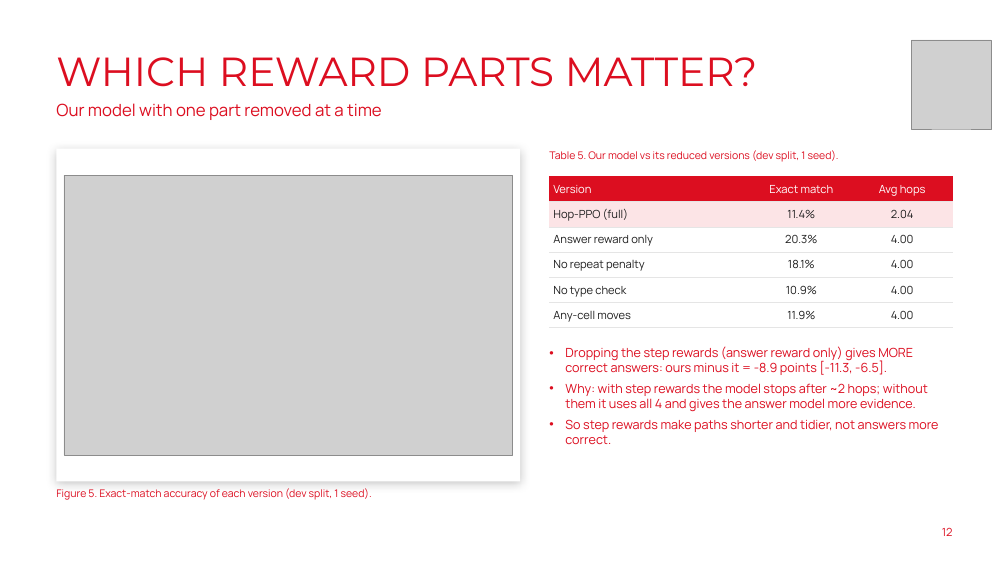
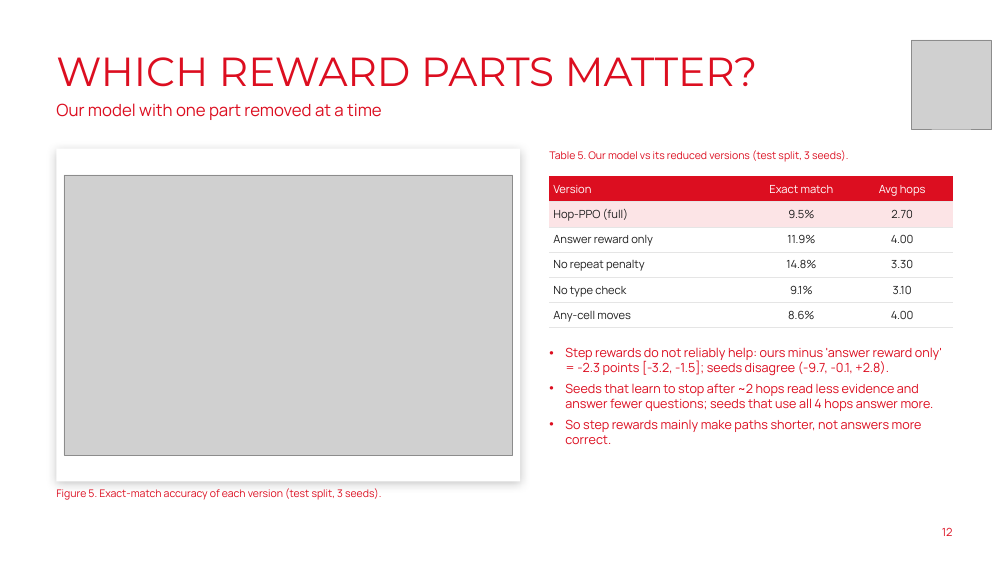
Before and after one commit to Dhruv-Git21/CS769-TableHopPPO, a slide deck: slide 12 of deliverables/final_presentation.pptx. Drawn at 1008x567 pixels with LibreOffice and Linux fonts; fonts in the diff are those of the drawing; grey boxes stand for pictures; background and template pictures are left out. Boxes give left, top, right and bottom in pixels: in the first picture for what was removed or moved away, otherwise in the second. Text is boxed around its words. In the diff, an @@ line names an element or a change of style, - is before the commit and + after.

```diff
--- a/deliverables/final_presentation.pptx
+++ b/deliverables/final_presentation.pptx
@@ text at bbox=[549, 150, 848, 162]: text changed @@
-Table 5. Our model vs its reduced versions (dev split, 1 seed).
+Table 5. Our model vs its reduced versions (test split, 3 seeds).
@@ table at bbox=[549, 176, 953, 328] @@
-row 2, column 2: 11.4%
+row 2, column 2: 9.5%
-row 2, column 3: 2.04
+row 2, column 3: 2.70
-row 3, column 2: 20.3%
+row 3, column 2: 11.9%
-row 4, column 2: 18.1%
+row 4, column 2: 14.8%
-row 4, column 3: 4.00
+row 4, column 3: 3.30
-row 5, column 2: 10.9%
+row 5, column 2: 9.1%
-row 5, column 3: 4.00
+row 5, column 3: 3.10
-row 6, column 2: 11.9%
+row 6, column 2: 8.6%
@@ text at bbox=[565, 347, 942, 444]: text changed @@
-• Dropping the step rewards (answer reward only) gives MORE correct answers: ours minus it = -8.9 points [-11.3, -6.5].
-• Why: with step rewards the model stops after ~2 hops; without them it uses all 4 and gives the answer model more evidence.
-• So step rewards make paths shorter and tidier, not answers more correct.
+• Step rewards do not reliably help: ours minus 'answer reward only' = -2.3 points [-3.2, -1.5]; seeds disagree (-9.7, -0.1, +2.8).
+• Seeds that learn to stop after ~2 hops read less evidence and answer fewer questions; seeds that use all 4 hops answer more.
+• So step rewards mainly make paths shorter, not answers more correct.
@@ text at bbox=[56, 488, 381, 500]: text changed @@
-Figure 5. Exact-match accuracy of each version (dev split, 1 seed).
+Figure 5. Exact-match accuracy of each version (test split, 3 seeds).
```
Also in this commit, not shown: 2 other slides changed.
